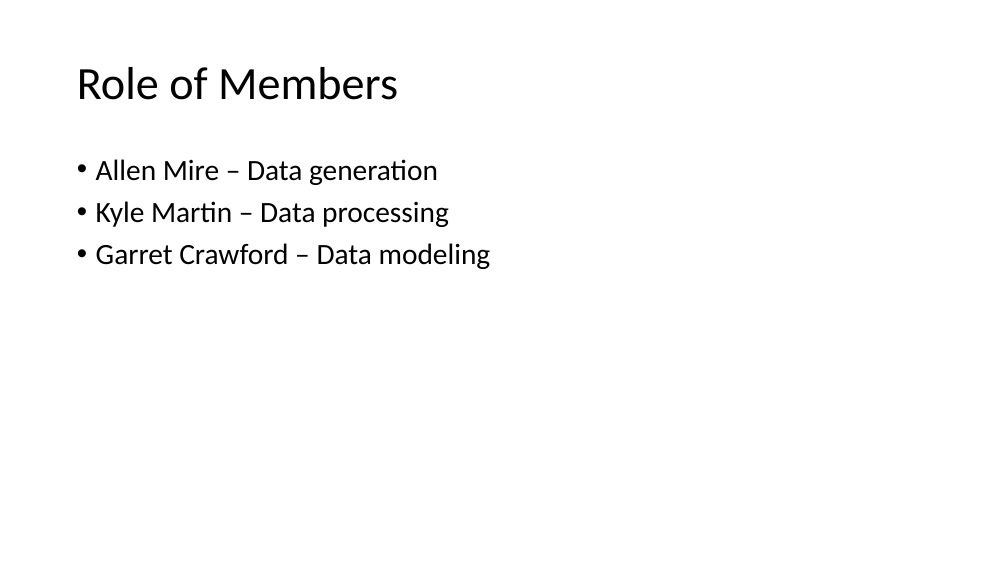
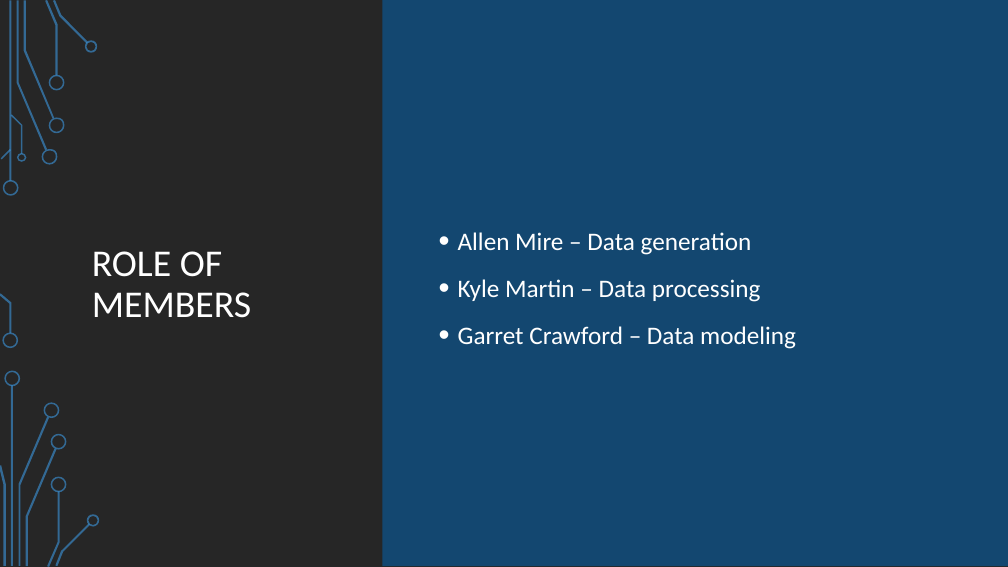
Before and after one commit to apmire3/CMPS451, a slide deck: slide 3 of Project Proposal.pptx. Drawn at 1008x567 pixels with LibreOffice and Linux fonts; fonts in the diff are those of the drawing; background and template pictures are left out. Boxes give left, top, right and bottom in pixels: in the first picture for what was removed or moved away, otherwise in the second. Text is boxed around its words. In the diff, an @@ line names an element or a change of style, - is before the commit and + after.

```diff
--- a/Project Proposal.pptx
+++ b/Project Proposal.pptx
@@ background #FFFFFF to picture (left out) @@
@@ rectangle added at box(0, 0, 1008, 567), fill #262626 @@
@@ round diag rect added at box(383, 0, 1008, 566), fill #134770 @@
@@ text "Allen Mire – Data generation": place and size @@
-text "Allen Mire – Data generation" at box(96, 159, 491, 269)
+text "Allen Mire – Data generation" at box(458, 232, 796, 349)
@@ text "Allen Mire – Data generation" at box(458, 232, 796, 349): size 28 to 24 pt, text colour #000000 to #FFFFFF; line spacing 0.9 to 1.2; vertical alignment top to middle @@
@@ title at box(92, 251, 251, 318): text changed; size 44 to 36 pt; text colour #000000 to #FFFFFF @@
-Role of Members
+ROLE OF MEMBERS
@@ group added at box(0, 0, 100, 567): 24 freeform shapes, 2 rectangles @@
@@ group added at box(0, 0, 994, 567): 14 freeform shapes, 3 rectangles @@
```
Also in this commit, not shown: 2 other slides changed, 1 slide added, 1 slide removed.
